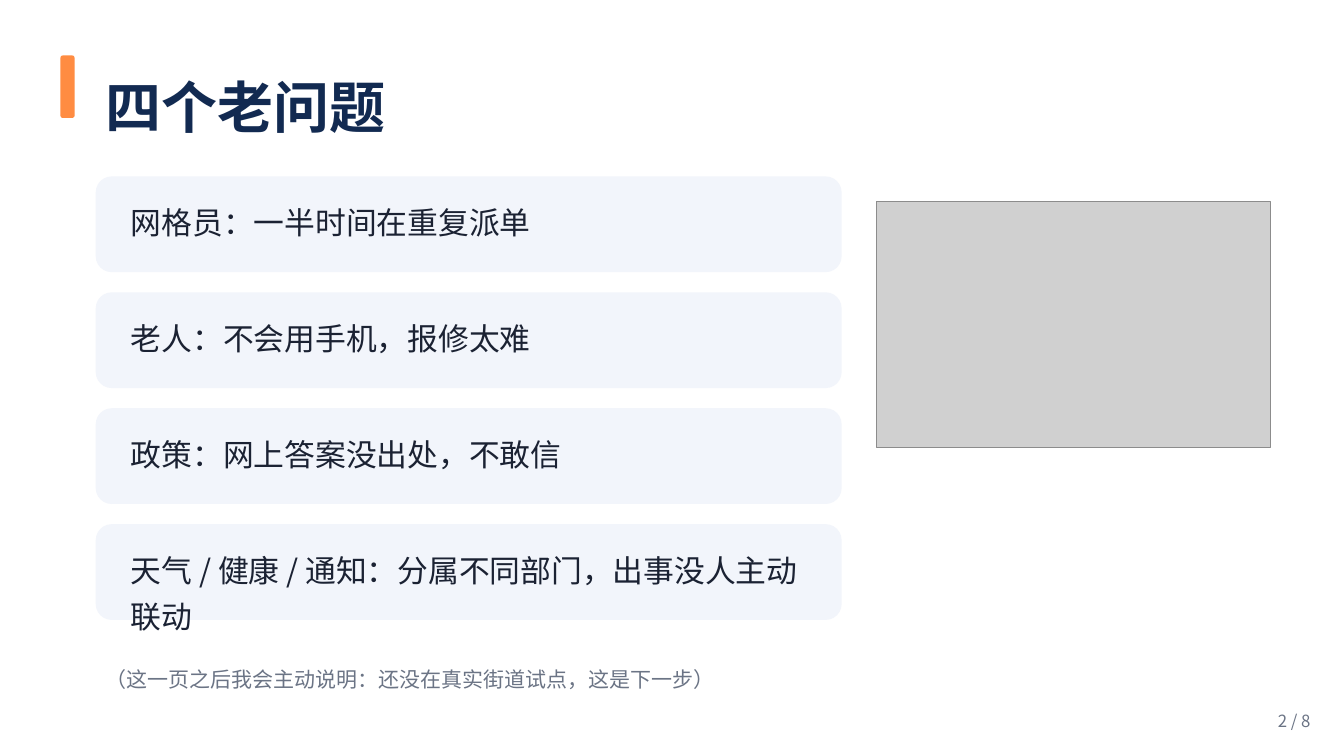
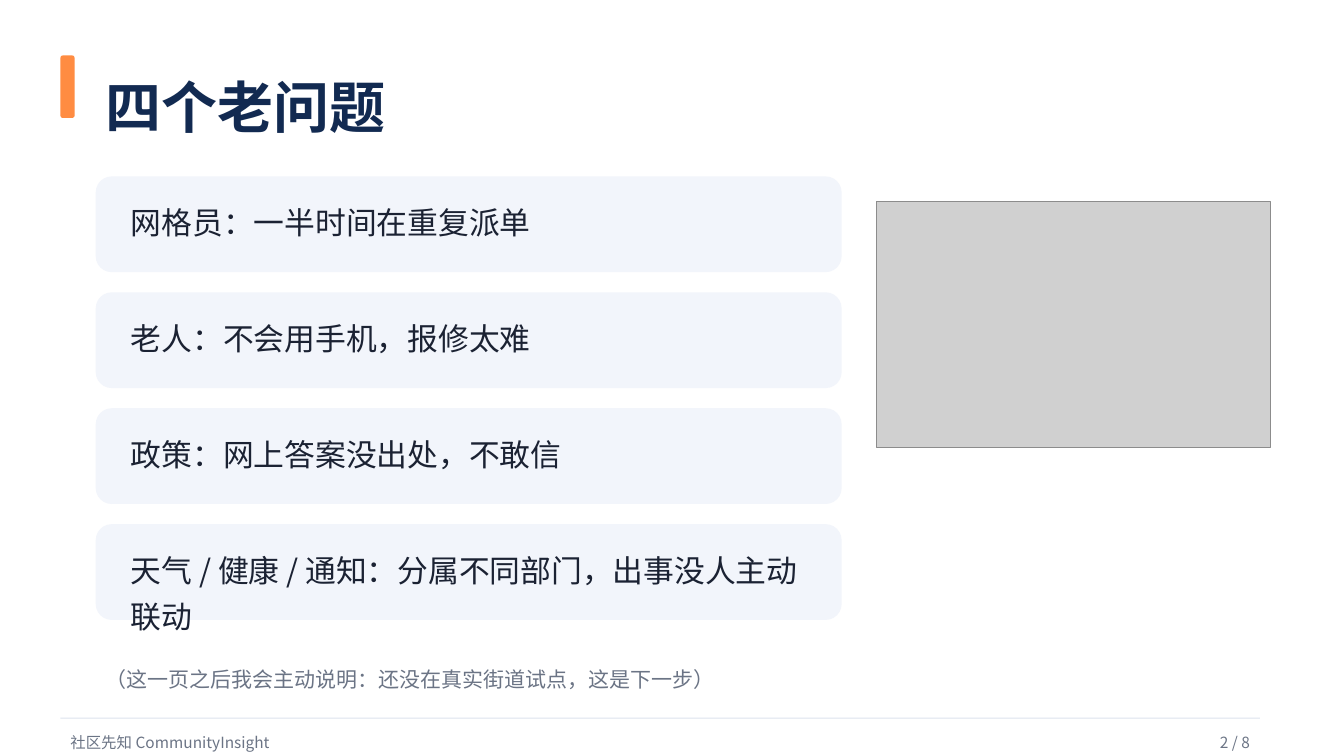
Before and after one commit to woshuofengsu/campus-insight-agent, a slide deck: slide 2 of docs/competition/9月22日路演-社区先知.pptx. Drawn at 1344x756 pixels with LibreOffice and Linux fonts; fonts in the diff are those of the drawing; grey boxes stand for pictures. Boxes give left, top, right and bottom in pixels: in the first picture for what was removed or moved away, otherwise in the second. Text is boxed around its words. In the diff, an @@ line names an element or a change of style, - is before the commit and + after.

```diff
--- a/docs/competition/9月22日路演-社区先知.pptx
+++ b/docs/competition/9月22日路演-社区先知.pptx
@@ rectangle added at [60, 718, 1260, 719], fill #DDE3EE @@
@@ text added at [70, 735, 270, 752], 11 pt, text #6B7485 @@
+社区先知 CommunityInsight
@@ text "2 / 8": place and size @@
-text "2 / 8" at [1278, 714, 1310, 727]
+text "2 / 8" at [1220, 736, 1250, 748]
@@ text "2 / 8" at [1220, 736, 1250, 748]: size 12 to 11 pt @@
```
Also in this commit, not shown: 7 other slides changed, 3 slides added, 1 other file.
